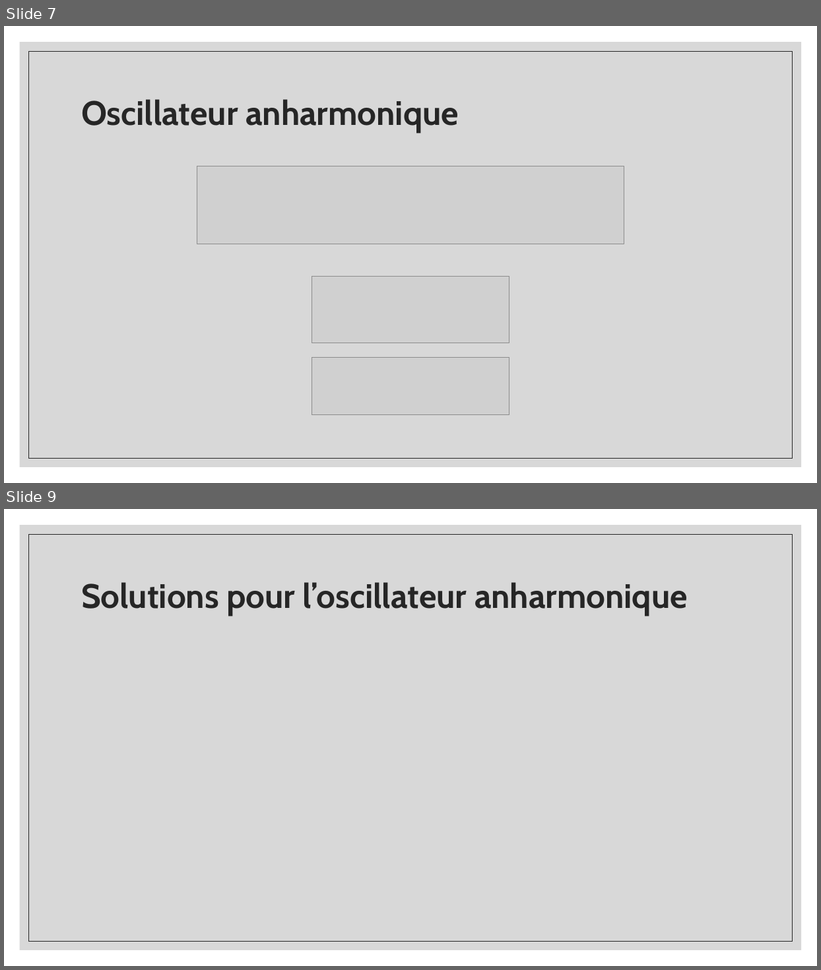
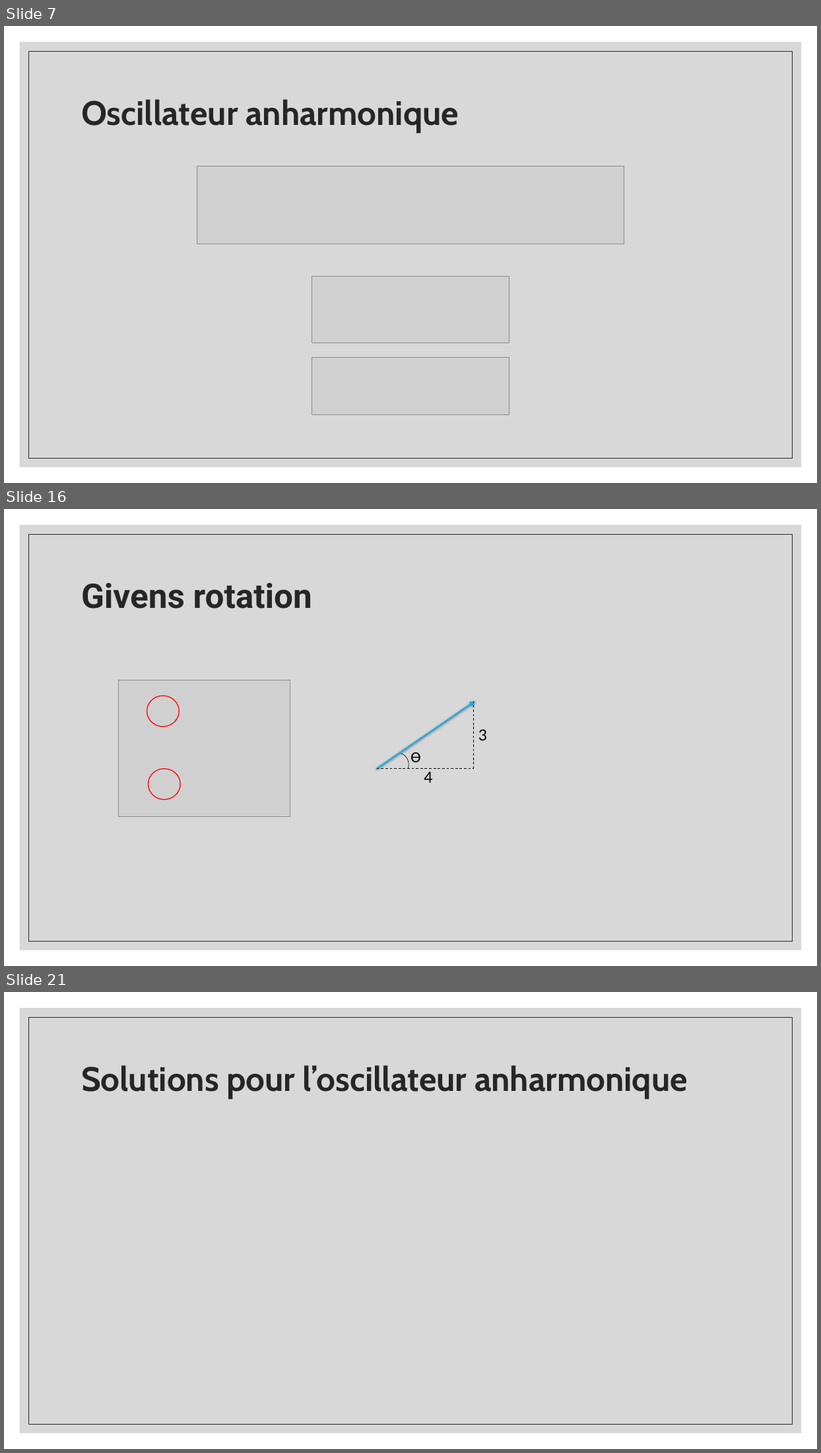
Before and after one commit to gahem1/Physique_Numerique, a slide deck: Solutions d’une équation aux valeurs propres.pptx. Shown one above the other, each under a label of ours: slides 7 and 9 before the commit, slides 7, 16 and 21 after it; the slides between them are not shown. The pictures are 821x970 and 821x1453 pixels, drawn with LibreOffice and Linux fonts; fonts in the diff are those of the drawing; grey boxes stand for pictures. Boxes give left, top, right and bottom in pixels: in the first picture for what was removed or moved away, otherwise in the second. Text is boxed around its words. In the diff, an @@ line names an element or a change of style, - is before the commit and + after.

Commit message:
givens

```diff
--- a/Solutions d’une équation aux valeurs propres.pptx
+++ b/Solutions d’une équation aux valeurs propres.pptx
@@ slide 16 added at [4, 509, 817, 966], background #FFFFFF; not listed: 2 template elements that a slide beside it also shows @@
@@ title added at [81, 583, 312, 609], 40 pt, text #262626, bold @@
+Givens rotation
@@ picture added at [119, 681, 290, 817] @@
@@ ellipse added at [147, 696, 179, 727], outline #FF0000 1 pt @@
@@ arrow added from (377, 769) to (475, 702), #00B0F0 1.5 pt @@
@@ line added from (474, 769) to (474, 702), #000000 0.75 pt dashed @@
@@ text added at [479, 729, 487, 741], 18 pt, text #000000 @@
+3
@@ arc (boxed as its full ellipse) added at [383, 750, 412, 780], outline #000000 0.5 pt @@
@@ text added at [411, 753, 420, 762], 18 pt, text #000000 @@
+ϴ
@@ ellipse added at [148, 769, 180, 800], outline #FF0000 1 pt @@
@@ line added from (377, 769) to (474, 769), #000000 0.75 pt dashed @@
@@ text added at [424, 772, 432, 783], 18 pt, text #000000 @@
+4
@@ what was slide 9 is now slide 21 @@
```
Also in this commit, not shown: 1 slide changed, 11 other slides added.
